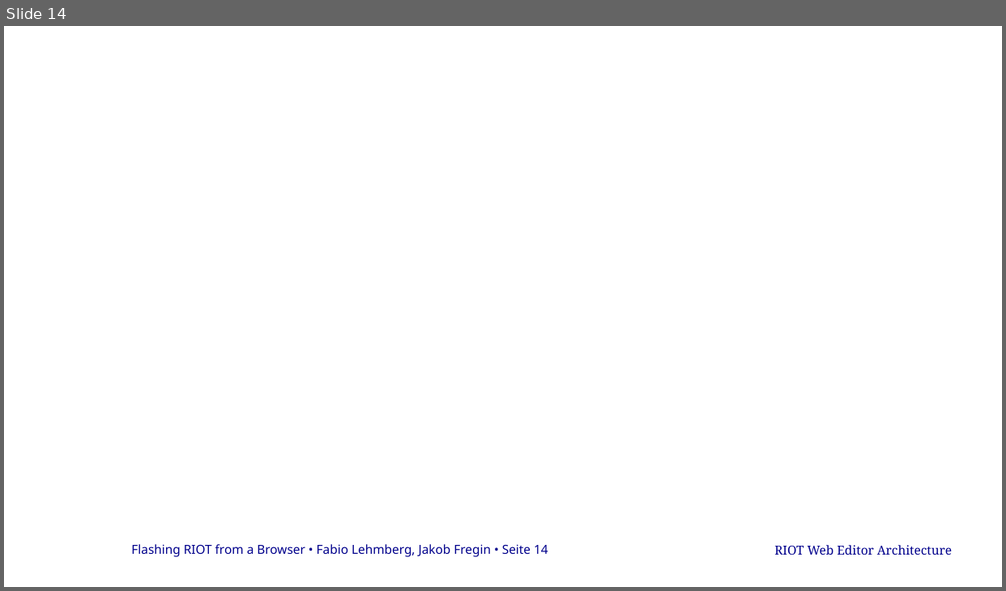
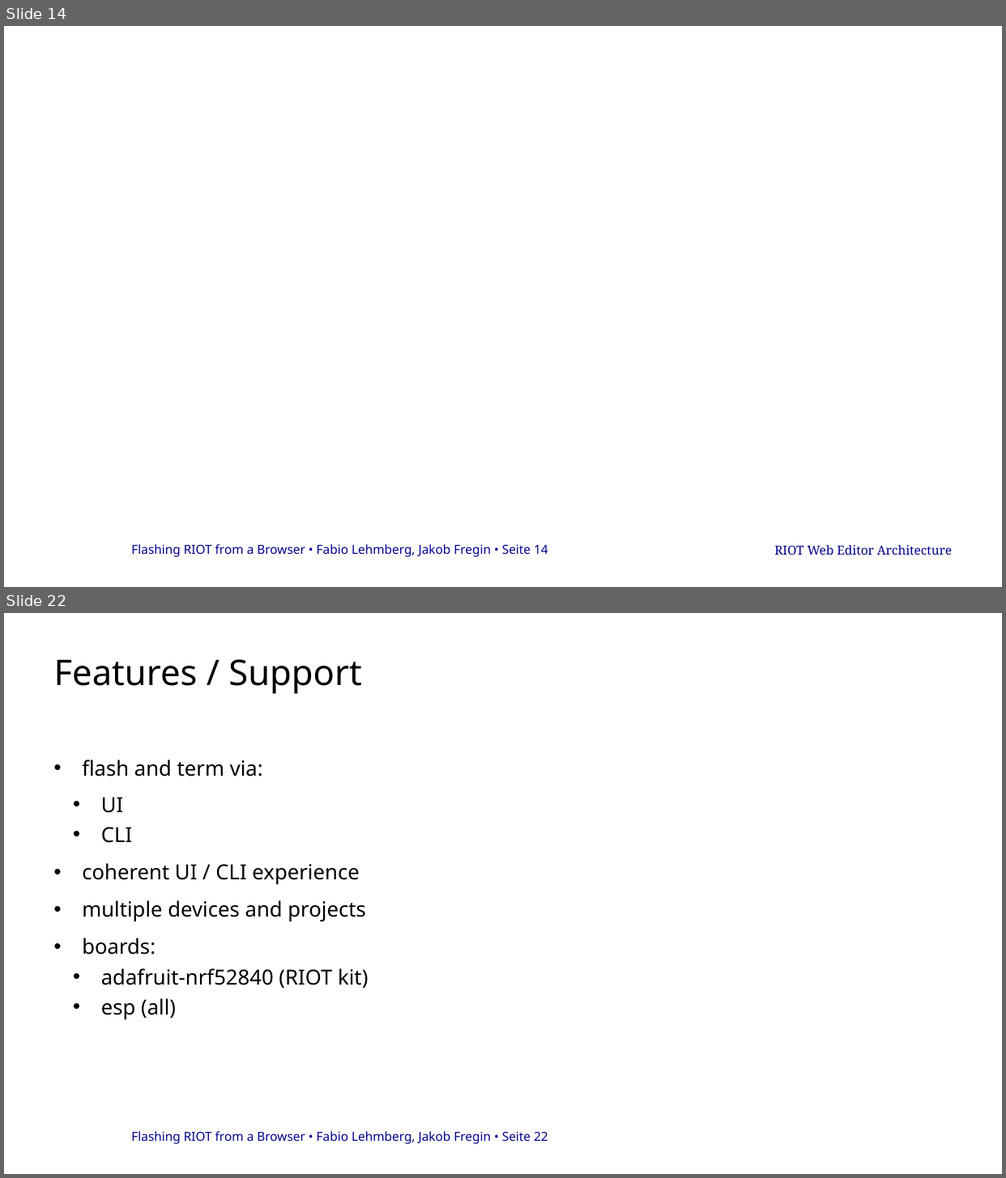
Before and after one commit to cheater78/RIOT-WebEditor, a slide deck: docs/project-log/RIoTPresentation.pptx. Shown one above the other, each under a label of ours: slide 14 before the commit, slides 14 and 22 after it; the slides between them are not shown. The pictures are 1006x591 and 1006x1178 pixels, drawn with LibreOffice and Linux fonts; fonts in the diff are those of the drawing; background and template pictures are left out. Boxes give left, top, right and bottom in pixels: in the first picture for what was removed or moved away, otherwise in the second. Text is boxed around its words. In the diff, an @@ line names an element or a change of style, - is before the commit and + after.

```diff
--- a/docs/project-log/RIoTPresentation.pptx
+++ b/docs/project-log/RIoTPresentation.pptx
@@ slide 22 added at (4,613,1002,1174), background #FFFFFF; not listed: 1 template element that a slide beside it also shows @@
@@ title added at (54,659,362,694), 34 pt, text #000000 @@
+Features / Support
@@ text added at (82,760,368,1020), 20 pt, text #000000 @@
+• flash and term via:
+    • UI
+    • CLI
+  • coherent UI / CLI experience
+  • multiple devices and projects
+  • boards:
+    • adafruit-nrf52840 (RIOT kit)
+    • esp (all)
```
Also in this commit, not shown: 12 other slides added, 14 slides removed, 2 other files.
